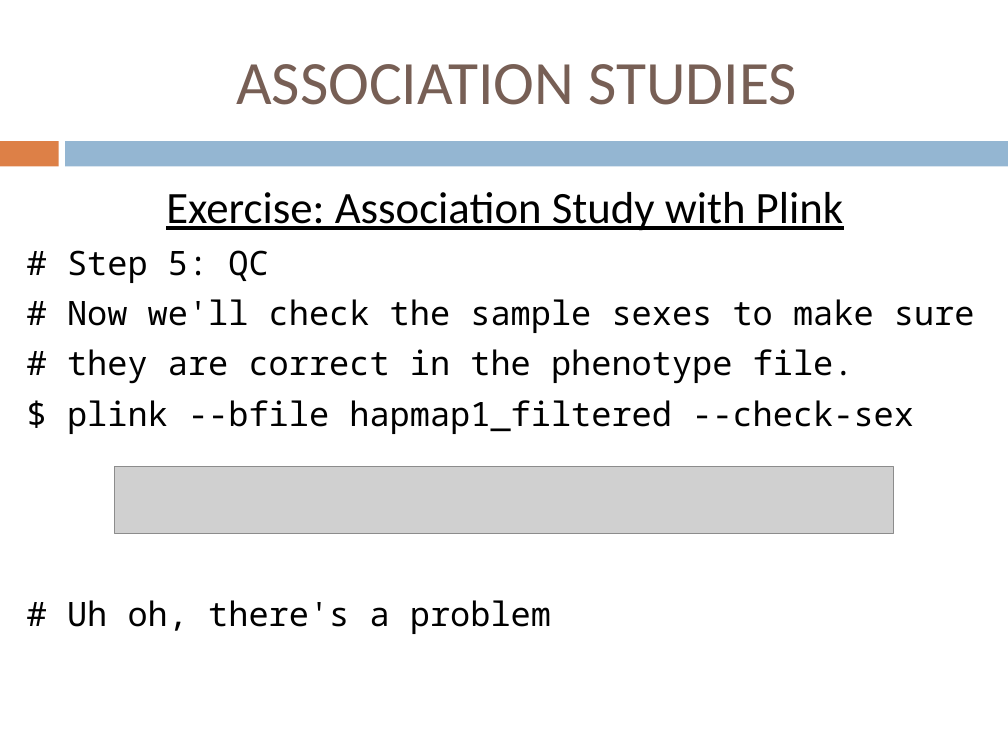
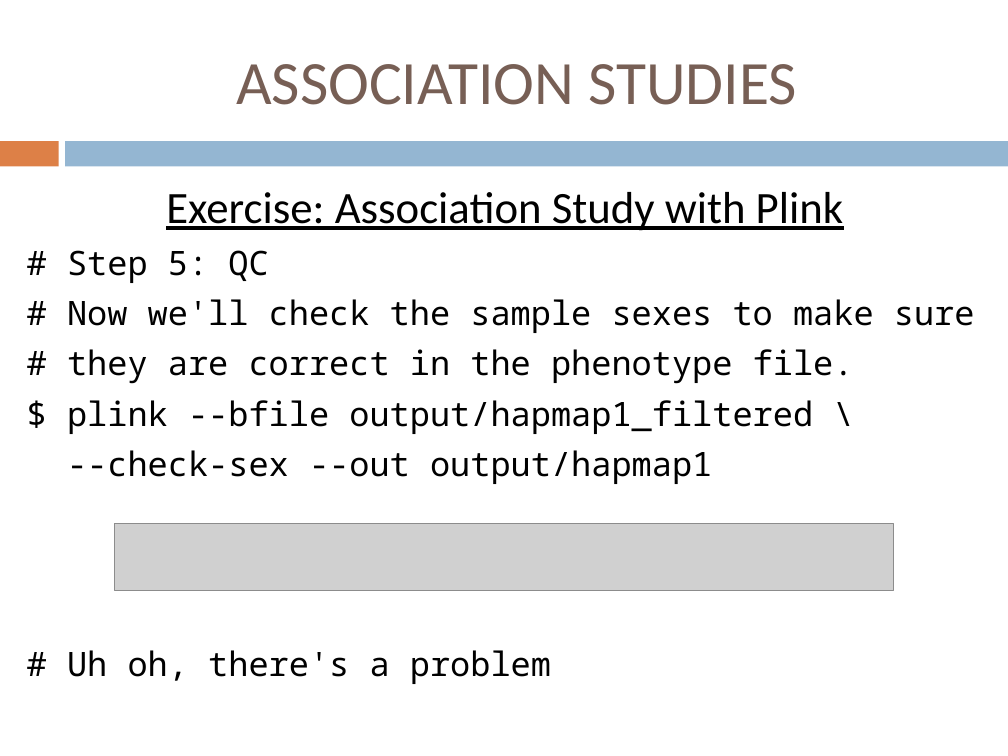
Before and after one commit to jdidion/OpenBioinformaticsWorkshops, a slide deck: slide 34 of development/AdvancedDNASeq/slides/Part5_PopGenAssn.pptx. Drawn at 1008x756 pixels with LibreOffice and Linux fonts; fonts in the diff are those of the drawing; grey boxes stand for pictures. Boxes give left, top, right and bottom in pixels: in the first picture for what was removed or moved away, otherwise in the second. Text is boxed around its words. In the diff, an @@ line names an element or a change of style, - is before the commit and + after.

```diff
--- a/development/AdvancedDNASeq/slides/Part5_PopGenAssn.pptx
+++ b/development/AdvancedDNASeq/slides/Part5_PopGenAssn.pptx
@@ text at [67,400,813,484]: text changed @@
-$ plink --bfile hapmap1_filtered --check-sex
+$ plink --bfile output/hapmap1_filtered \
+--check-sex --out output/hapmap1
@@ picture: place and size @@
-picture at [115,466,893,533]
+picture at [115,523,893,591]
```
Also in this commit, not shown: 17 other slides changed, 3 other files.
